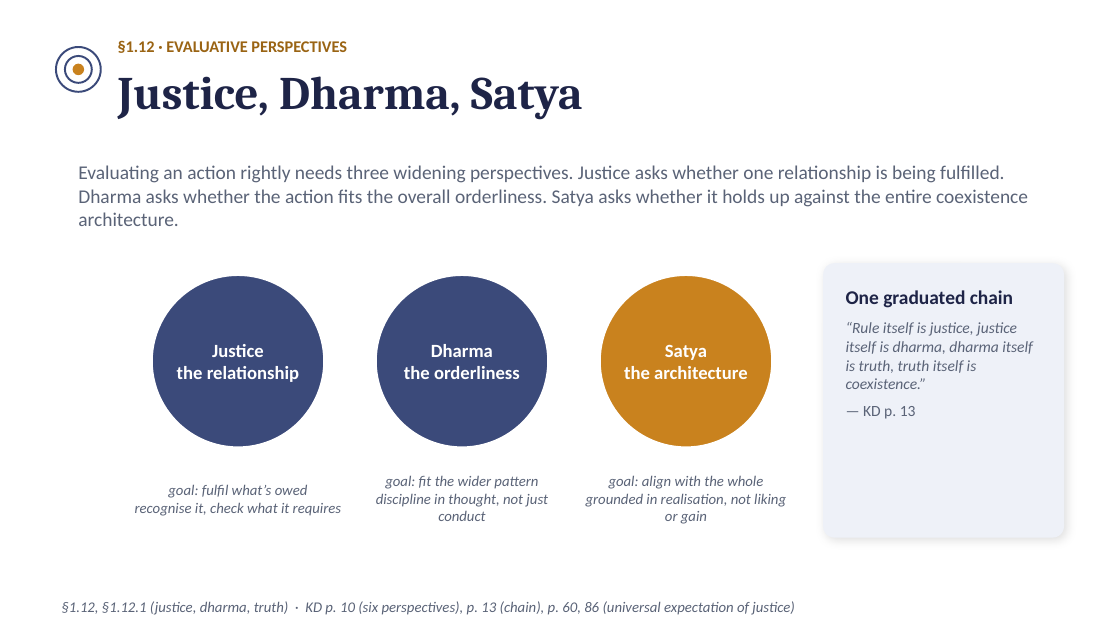
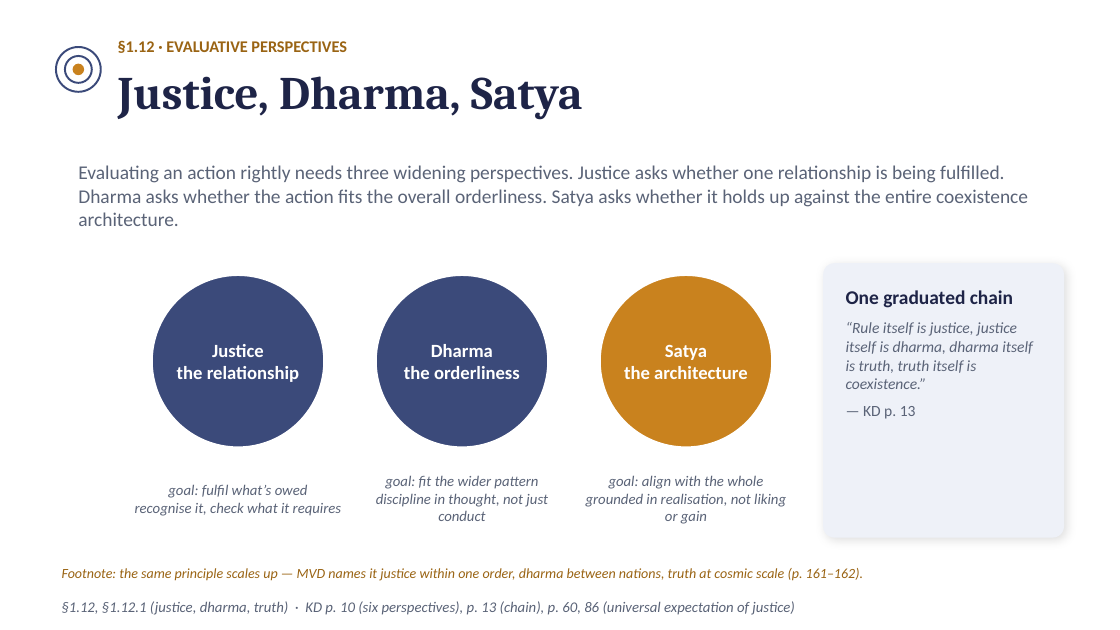
Before and after one commit to raghavamohan/AnalyticMadhyasthDarshan, a slide deck: slide 17 of Studies/The-Ontology-of-Coexistence/The-Ontology-of-Existence-Madhyasth-Darshan.pptx. Drawn at 1120x630 pixels with LibreOffice and Linux fonts; fonts in the diff are those of the drawing. Boxes give left, top, right and bottom in pixels: in the first picture for what was removed or moved away, otherwise in the second. Text is boxed around its words. In the diff, an @@ line names an element or a change of style, - is before the commit and + after.

```diff
--- a/Studies/The-Ontology-of-Coexistence/The-Ontology-of-Existence-Madhyasth-Darshan.pptx
+++ b/Studies/The-Ontology-of-Coexistence/The-Ontology-of-Existence-Madhyasth-Darshan.pptx
@@ text added at (62, 568, 863, 581), 9 pt, text #9A6414, italic @@
+Footnote: the same principle scales up — MVD names it justice within one order, dharma between nations, truth at cosmic scale (p. 161–162).
```
